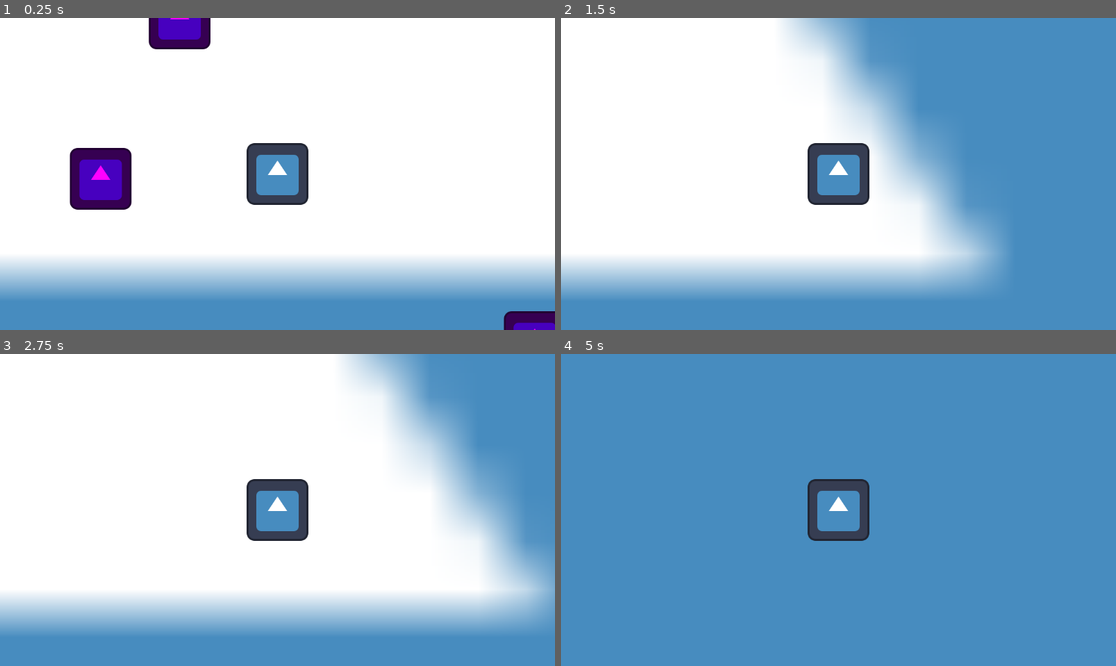
Above: before the commit, frames 1-4 (two rows, left to right).
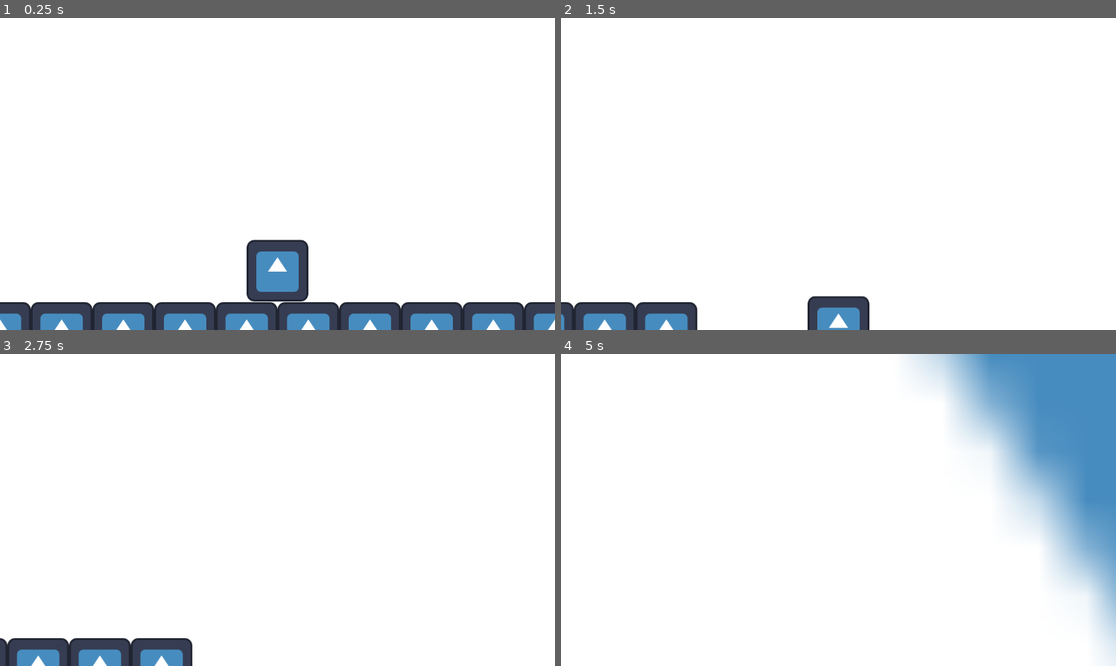
Above: after the commit, the same moments.

Repository: michael01git/GamesNowJam
Game: Godot game, scene res://sidescroller/sidescoller.tscn
Same seed, same stepped clock (60 frames per second), same inputs: the game is played once before the commit and once after it. Before the commit the project starts from res://grow/game.tscn. The engine's default icon, where the game draws it, is replaced by a stand-in: a white triangle on a blue panel in a dark square.
Inputs:
- Up to frame 1 (0.25 s): no input
- Up to frame 2 (1.5 s): tap Enter at 0.5 s; hold D (right) from 0.53 s (still down); tap Space (jump) at 0.6, 0.77, 1.07, 1.35 s
- Up to frame 3 (2.75 s): tap Space (jump) at 1.52, 1.82, 2.1 s; release D (right) at 2.03 s; hold A (left) from 2.03 s (still down)
- Up to frame 4 (5 s): release A (left) at 2.78 s; hold D (right) 2.78-4.28 s; tap Space (jump) at 2.85, 3.02, 3.32, 3.6, 3.77, 4.07, 4.35, 4.52, 4.82 s; hold A (left) from 4.28 s (still down)

The runs differ from the first frame. In frame 1, 26% of the frame differs, in the area x 0-100%, y 0-100%; in frame 2, 59%; in frame 3, 42%; in frame 4, 92%.

Commit message:
StateMachine Implementations
Added a Player State Machine to simplify adding actions to player.

Diff:
--- a/grow/food.gd
+++ /dev/null
@@ -1,5 +0,0 @@
-extends Area2D
-
-func _on_body_entered(body: Node2D) -> void:
-	body.grow()
-	queue_free()
--- a/grow/food.tscn
+++ /dev/null
@@ -1,20 +0,0 @@
-[gd_scene load_steps=4 format=3 uid="uid://c3pa3q4m7kfil"]
-
-[ext_resource type="Texture2D" uid="uid://du44k1k3hqqvo" path="res://icon.svg" id="1_8txok"]
-[ext_resource type="Script" uid="uid://c50kifsjrtmbq" path="res://grow/food.gd" id="1_pohk7"]
-
-[sub_resource type="RectangleShape2D" id="RectangleShape2D_pohk7"]
-size = Vector2(122, 128)
-
-[node name="Food" type="Area2D"]
-script = ExtResource("1_pohk7")
-
-[node name="CollisionShape2D" type="CollisionShape2D" parent="."]
-position = Vector2(-2, -1)
-shape = SubResource("RectangleShape2D_pohk7")
-
-[node name="Icon" type="Sprite2D" parent="."]
-modulate = Color(1, 0, 1, 1)
-texture = ExtResource("1_8txok")
-
-[connection signal="body_entered" from="." to="." method="_on_body_entered"]
--- a/grow/game.tscn
+++ /dev/null
@@ -1,24 +0,0 @@
-[gd_scene load_steps=4 format=3 uid="uid://brfaguf3e2fsx"]
-
-[ext_resource type="PackedScene" uid="uid://618colhd1y86" path="res://grow/player.tscn" id="1_e2o6t"]
-[ext_resource type="PackedScene" uid="uid://c3pa3q4m7kfil" path="res://grow/food.tscn" id="2_feb5d"]
-[ext_resource type="Texture2D" uid="uid://du44k1k3hqqvo" path="res://icon.svg" id="3_feb5d"]
-
-[node name="Game" type="Node2D"]
-
-[node name="Icon" type="Sprite2D" parent="."]
-position = Vector2(432, 291)
-scale = Vector2(100, 100)
-texture = ExtResource("3_feb5d")
-
-[node name="Food" parent="." instance=ExtResource("2_feb5d")]
-position = Vector2(165, 286)
-
-[node name="Player" parent="." instance=ExtResource("1_e2o6t")]
-position = Vector2(532, 276)
-
-[node name="Food2" parent="." instance=ExtResource("2_feb5d")]
-position = Vector2(329, -47)
-
-[node name="Food3" parent="." instance=ExtResource("2_feb5d")]
-position = Vector2(1066, 625)
--- a/grow/player.gd
+++ /dev/null
@@ -1,18 +0,0 @@
-extends CharacterBody2D
-
-const SPEED = 100000
-
-func _process(delta: float) -> void:
-	var input = get_input()
-	velocity = input * SPEED * delta
-	move_and_slide()
-
-func get_input() -> Vector2:
-	var input: Vector2 = Vector2.ZERO
-	input.x = Input.get_axis("left", "right")
-	input.y = Input.get_axis("up", "down")
-	return input.normalized()
-
-func grow():
-	scale *= 2
-	$Camera2D.zoom /= 1.5
--- a/grow/player.tscn
+++ /dev/null
@@ -1,19 +0,0 @@
-[gd_scene load_steps=4 format=3 uid="uid://618colhd1y86"]
-
-[ext_resource type="Script" uid="uid://byl8ftki0ho7i" path="res://grow/player.gd" id="1_onrkg"]
-[ext_resource type="Texture2D" uid="uid://du44k1k3hqqvo" path="res://icon.svg" id="2_i3pqv"]
-
-[sub_resource type="RectangleShape2D" id="RectangleShape2D_onrkg"]
-size = Vector2(121, 127)
-
-[node name="Player" type="CharacterBody2D"]
-script = ExtResource("1_onrkg")
-
-[node name="CollisionShape2D" type="CollisionShape2D" parent="."]
-position = Vector2(-0.5, 1.5)
-shape = SubResource("RectangleShape2D_onrkg")
-
-[node name="Icon" type="Sprite2D" parent="."]
-texture = ExtResource("2_i3pqv")
-
-[node name="Camera2D" type="Camera2D" parent="."]
--- a/project.godot
+++ b/project.godot
@@ -11,7 +11,7 @@
 [application]
 
 config/name="GamesNowJam"
-run/main_scene="uid://brfaguf3e2fsx"
+run/main_scene="uid://7csw52nfcajk"
 config/features=PackedStringArray("4.5", "Forward Plus")
 config/icon="res://icon.svg"
 
@@ -42,3 +42,13 @@
 "events": [Object(InputEventKey,"resource_local_to_scene":false,"resource_name":"","device":-1,"window_id":0,"alt_press …(191 unchanged characters)…
 ]
 }
+ground_attack={
+"deadzone": 0.2,
+"events": [Object(InputEventKey,"resource_local_to_scene":false,"resource_name":"","device":-1,"window_id":0,"alt_pressed":false,"shift_pressed":false,"ctrl_pressed":false,"meta_pressed":false,"pressed":false,"keycode":0,"physical_keycode":4194309,"key_label":0,"unicode":0,"location":0,"echo":false,"script":null)
+]
+}
+air_attack={
+"deadzone": 0.2,
+"events": [Object(InputEventKey,"resource_local_to_scene":false,"resource_name":"","device":-1,"window_id":0,"alt_pressed":false,"shift_pressed":false,"ctrl_pressed":false,"meta_pressed":false,"pressed":false,"keycode":0,"physical_keycode":69,"key_label":0,"unicode":101,"location":0,"echo":false,"script":null)
+]
+}
--- a/sidescroller/3dtest.tscn
+++ /dev/null
@@ -1,8 +0,0 @@
-[gd_scene load_steps=2 format=3 uid="uid://cxaf848nsr7ht"]
-
-[sub_resource type="QuadMesh" id="QuadMesh_fkrbl"]
-
-[node name="Node3D" type="Node3D"]
-
-[node name="MeshInstance3D" type="MeshInstance3D" parent="."]
-mesh = SubResource("QuadMesh_fkrbl")
--- /dev/null
+++ b/sidescroller/PSM/player_state_machine.gd
@@ -0,0 +1,38 @@
+extends Node
+
+## Based on ChrisTutorials
+
+@export var player: CharacterBody2D
+@export var current_state: State
+
+@onready var animation_tree: AnimationTree = $"../AnimationTree"
+
+func _ready() -> void:
+	## Give the states some common variables, such as the player.
+	for i in get_children():
+		if i is State:
+			i.player = player
+			i.animation_tree = animation_tree
+		else:
+			push_warning("StateMachine has a non state in it.")
+
+func _process(delta: float) -> void:
+
+	if current_state.next_state != null:
+		switch_state(current_state.next_state)
+	current_state.state_process(delta)
+
+func switch_state(new_state: State):
+	if current_state != null:
+		current_state.on_exit()
+		current_state.next_state = null
+
+	current_state = new_state
+
+	current_state.on_enter()
+
+## This an issue at the moment. This only processes code when any kind of input is noticed.
+## Thus if we define player input in state input, player input is only updated when an input is noticed.
+## Player will keep sliding, because input is put so.
+func _input(event: InputEvent) -> void:
+	current_state.state_input(event)
--- /dev/null
+++ b/sidescroller/PSM/state.gd
@@ -0,0 +1,22 @@
+extends Node
+class_name State
+
+var player: CharacterBody2D
+var animation_tree: AnimationTree
+
+## The next state. StateMachine looks at this and if its not null changes to that state.
+var next_state: State
+
+## State process.
+func state_process(delta: float):
+	pass
+
+func state_input(event: InputEvent):
+	pass
+
+## State enter and exit on change.
+func on_exit():
+	pass
+
+func on_enter():
+	pass
--- /dev/null
+++ b/sidescroller/PSM/state_idle.gd
@@ -0,0 +1,14 @@
+extends State
+class_name IdleState
+
+@onready var move_state: MoveState = $"../MoveState"
+
+func state_input(event: InputEvent) -> void:
+	if event.is_action("left") or event.is_action("right") or event.is_action("jump"):
+		next_state = move_state
+
+func state_process(delta: float):
+	return
+	player.move_and_slide()
+	#if Input.is_anything_pressed():
+	#	next_state = move_state
--- /dev/null
+++ b/sidescroller/air_state.gd
@@ -0,0 +1,21 @@
+extends State
+class_name AirState
+
+@onready var idle_state: IdleState = $"../IdleState"
+@onready var move_state: MoveState = $"../MoveState"
+
+func state_process(delta: float) -> void:
+
+	var dir = Input.get_axis("left", "right")
+	if dir != 0:
+		player.velocity.x = lerp(player.velocity.x, dir * player.speed, player.acceleration)
+	else:
+		player.velocity.x = lerp(player.velocity.x, 0.0, player.friction)
+
+	player.move_and_slide()
+
+	if player.is_on_floor():
+		if player.velocity == Vector2.ZERO:
+			next_state = idle_state
+		else:
+			next_state = move_state
--- /dev/null
+++ b/sidescroller/attack_state.gd
@@ -0,0 +1,21 @@
+extends State
+class_name AttackState
+
+@onready var idle_state: IdleState = $"../IdleState"
+@onready var move_state: MoveState = $"../MoveState"
+
+func state_process(delta: float) -> void:
+
+	var dir = Input.get_axis("left", "right")
+	if dir != 0:
+		player.velocity.x = lerp(player.velocity.x, dir * player.speed, player.acceleration)
+	else:
+		player.velocity.x = lerp(player.velocity.x, 0.0, player.friction)
+
+	player.move_and_slide()
+
+	if player.is_on_floor():
+		if player.velocity == Vector2.ZERO:
+			next_state = idle_state
+		else:
+			next_state = move_state
--- /dev/null
+++ b/sidescroller/move_state.gd
@@ -0,0 +1,24 @@
+extends State
+class_name MoveState
+
+@onready var idle_state: IdleState = $"../IdleState"
+@onready var air_state: Node = $"../AirState"
+
+func state_process(delta: float):
+
+
+	var dir = Input.get_axis("left", "right")
+	if dir != 0:
+		player.velocity.x = lerp(player.velocity.x, dir * player.speed, player.acceleration)
+	else:
+		player.velocity.x = lerp(player.velocity.x, 0.0, player.friction)
+
+	player.move_and_slide()
+
+	if Input.is_action_just_pressed("jump") and player.is_on_floor():
+		player.velocity.y = -player.jump_speed
+
+	if !player.is_on_floor():
+		next_state = air_state
+	elif dir == 0 and player.velocity == Vector2.ZERO:
+		next_state = idle_state
--- a/sidescroller/player.gd
+++ b/sidescroller/player.gd
@@ -6,15 +6,5 @@
 @export_range(0.0, 1.0) var friction = 0.1
 @export_range(0.0 , 1.0) var acceleration = 0.25
 
-
-func _physics_process(delta):
+func _process(delta: float) -> void:
 	velocity.y += gravity * delta
-	var dir = Input.get_axis("left", "right")
-	if dir != 0:
-		velocity.x = lerp(velocity.x, dir * speed, acceleration)
-	else:
-		velocity.x = lerp(velocity.x, 0.0, friction)
-
-	move_and_slide()
-	if Input.is_action_just_pressed("jump") and is_on_floor():
-		velocity.y = -jump_speed
--- a/sidescroller/player.tscn
+++ b/sidescroller/player.tscn
@@ -1,13 +1,44 @@
-[gd_scene load_steps=4 format=3 uid="uid://ddmov0byk4nyt"]
+[gd_scene load_steps=10 format=3 uid="uid://ddmov0byk4nyt"]
 
 [ext_resource type="Script" uid="uid://7u3vo1rhfj4i" path="res://sidescroller/player.gd" id="1_87lbx"]
+[ext_resource type="Script" uid="uid://dd0omw0aw75k3" path="res://sidescroller/state_label.gd" id="2_648is"]
+[ext_resource type="Script" uid="uid://bkk4s3kklivq4" path="res://sidescroller/PSM/player_state_machine.gd" id="2_ilmk5"]
 [ext_resource type="Texture2D" uid="uid://du44k1k3hqqvo" path="res://icon.svg" id="2_wbgju"]
+[ext_resource type="Script" uid="uid://cyrulapc13n6j" path="res://sidescroller/PSM/state_idle.gd" id="3_pkcoo"]
+[ext_resource type="Script" uid="uid://cjavn2idyp2ow" path="res://sidescroller/move_state.gd" id="4_pkcoo"]
+[ext_resource type="Script" uid="uid://b0hfnsuo7dsry" path="res://sidescroller/air_state.gd" id="5_ow5jq"]
+[ext_resource type="Script" uid="uid://b1ygtesn6g0c6" path="res://sidescroller/attack_state.gd" id="6_gw5kw"]
 
 [sub_resource type="RectangleShape2D" id="RectangleShape2D_pc2ch"]
 size = Vector2(121, 127)
 
 [node name="player" type="CharacterBody2D"]
 script = ExtResource("1_87lbx")
+friction = 0.2
+acceleration = 0.5
+
+[node name="AnimationTree" type="AnimationTree" parent="."]
+
+[node name="PlayerStateMachine" type="Node" parent="." node_paths=PackedStringArray("player", "current_state")]
+script = ExtResource("2_ilmk5")
+player = NodePath("..")
+current_state = NodePath("MoveState")
+
+[node name="IdleState" type="Node" parent="PlayerStateMachine"]
+script = ExtResource("3_pkcoo")
+metadata/_custom_type_script = "uid://cyrulapc13n6j"
+
+[node name="MoveState" type="Node" parent="PlayerStateMachine"]
+script = ExtResource("4_pkcoo")
+metadata/_custom_type_script = "uid://crtk80w68agh4"
+
+[node name="AirState" type="Node" parent="PlayerStateMachine"]
+script = ExtResource("5_ow5jq")
+metadata/_custom_type_script = "uid://crtk80w68agh4"
+
+[node name="AttackState" type="Node" parent="PlayerStateMachine"]
+script = ExtResource("6_gw5kw")
+metadata/_custom_type_script = "uid://crtk80w68agh4"
 
 [node name="CollisionShape2D" type="CollisionShape2D" parent="."]
 position = Vector2(-0.5, 1.5)
@@ -18,3 +49,18 @@
 
 [node name="Camera2D" type="Camera2D" parent="."]
 enabled = false
+
+[node name="StateLabel" type="Label" parent="."]
+anchors_preset = 15
+anchor_right = 1.0
+anchor_bottom = 1.0
+offset_left = -291.0
+offset_top = -170.0
+offset_right = -290.0
+offset_bottom = -103.0
+grow_horizontal = 2
+grow_vertical = 2
+size_flags_horizontal = 3
+size_flags_vertical = 3
+theme_override_font_sizes/font_size = 48
+script = ExtResource("2_648is")
--- /dev/null
+++ b/sidescroller/state_label.gd
@@ -0,0 +1,5 @@
+extends Label
+@onready var player_state_machine: Node = $"../PlayerStateMachine"
+
+func _process(delta: float) -> void:
+	text = player_state_machine.current_state.name
Not shown, removed: grow/food.gd.uid
Not shown, removed: grow/player.gd.uid
Not shown, added: sidescroller/PSM/player_state_machine.gd.uid
Not shown, added: sidescroller/PSM/state.gd.uid
Not shown, added: sidescroller/PSM/state_idle.gd.uid
Not shown, added: sidescroller/air_state.gd.uid
Not shown, added: sidescroller/attack_state.gd.uid
Not shown, added: sidescroller/move_state.gd.uid
Not shown, added: sidescroller/state_label.gd.uid
